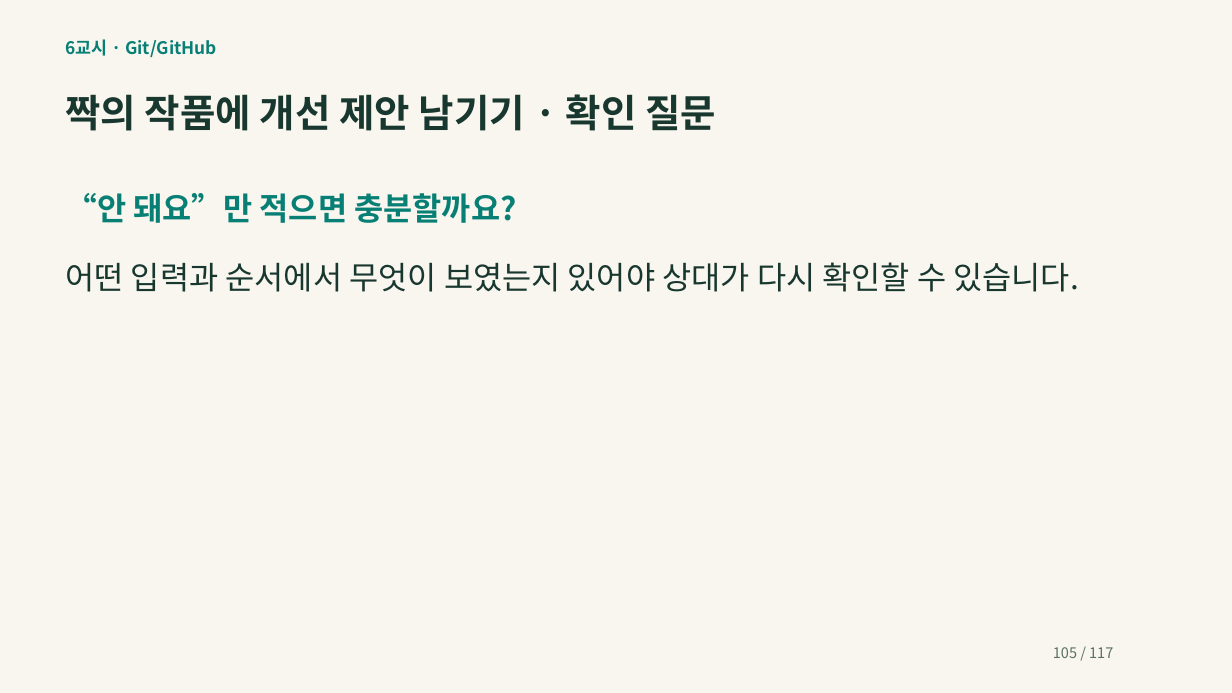
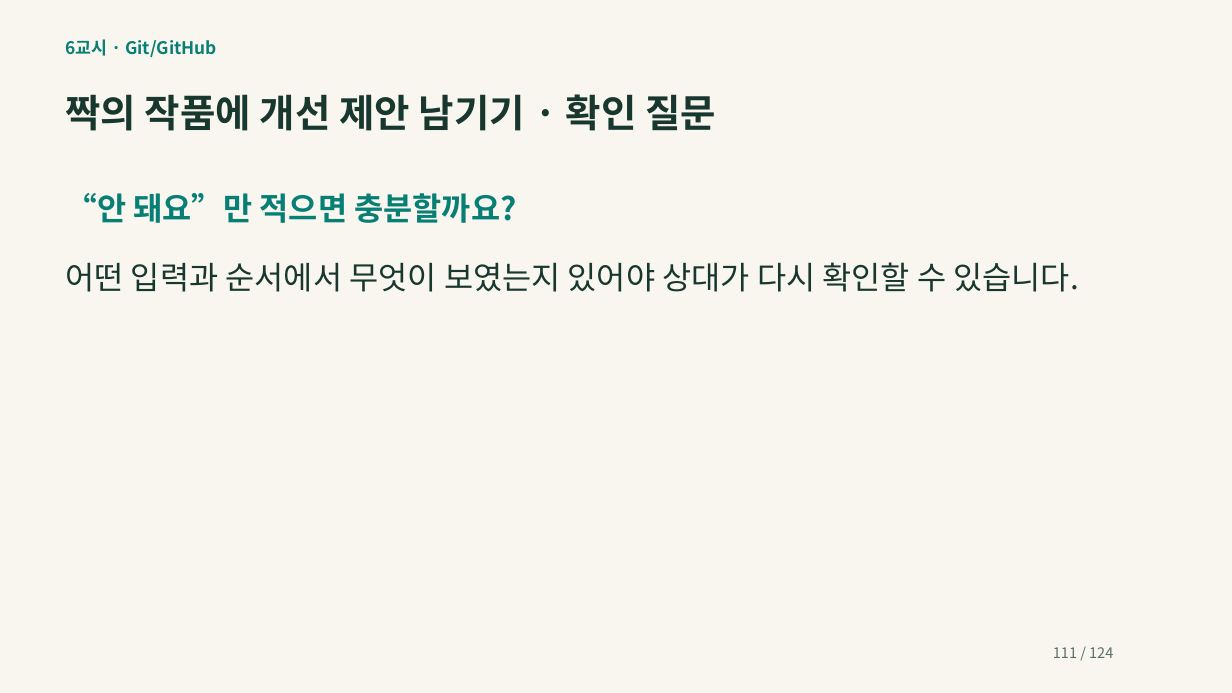
Before and after one commit to zeusk302-png/kdigital-physical-ai, a slide deck: slide 111 of downloads/2026-10-16/readable-slides.pptx (slide 105 before the commit). Drawn at 1232x693 pixels with LibreOffice and Linux fonts; fonts in the diff are those of the drawing. Boxes give left, top, right and bottom in pixels: in the first picture for what was removed or moved away, otherwise in the second. Text is boxed around its words. In the diff, an @@ line names an element or a change of style, - is before the commit and + after.

```diff
--- a/downloads/2026-10-16/readable-slides.pptx
+++ b/downloads/2026-10-16/readable-slides.pptx
@@ text at (x1=1053, y1=647, x2=1113, y2=658): text changed @@
-105 / 117
+111 / 124
```
Also in this commit, not shown: 115 other slides changed, 8 slides added, 1 slide removed, 15 other files.
